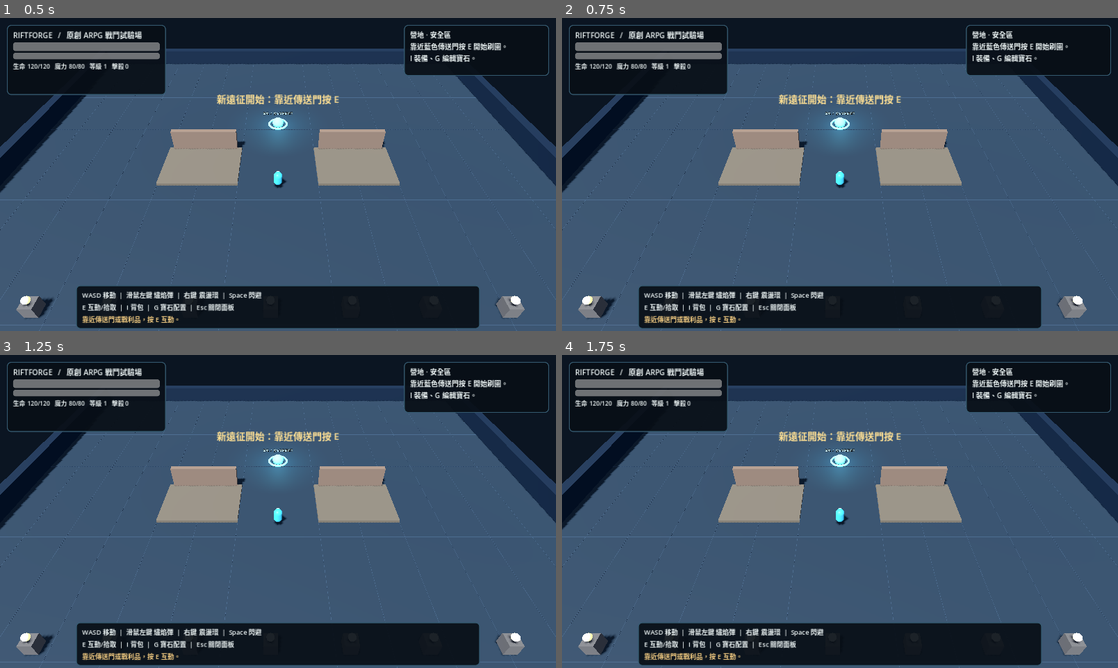
Above: before the commit, frames 1-4 (two rows, left to right).
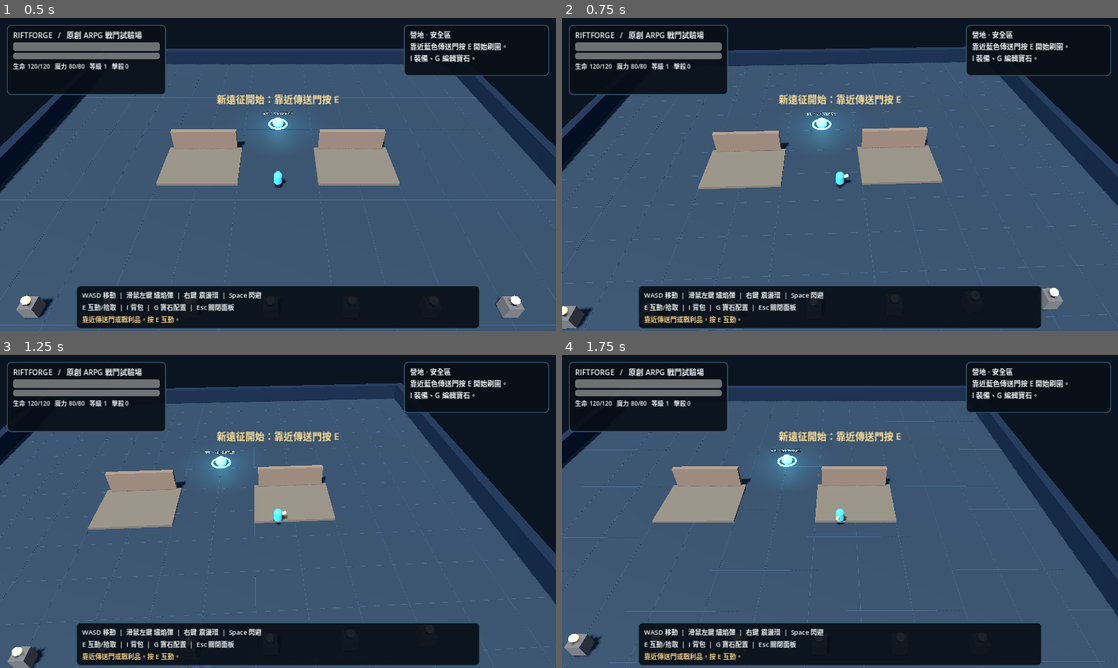
Above: after the commit, the same moments.

Repository: Lucypigr/Riftforge-Godot
Game: Godot game, scene res://scenes/main.tscn
The game is run twice, just before and just after one commit, with the same random seed, the same clock (stepped at 60 frames per second) and the same inputs.
Inputs (mouse positions are in pixels of both pictures, inside the frame that each line leads up to):
- Up to frame 1 (0.5 s): no input
- Up to frame 2 (0.75 s): tap Enter at 0.5 s; move the mouse to (962, 158) at 0.52 s; press the mouse at (962, 158) at 0.53 s; hold D (move_right) from 0.53 s (still down)
- Up to frame 3 (1.25 s): keep holding D (move_right)
- Up to frame 4 (1.75 s): release D (move_right) at 1.25 s; release the mouse at (962, 495) at 1.25 s; drag from (728, 527) to (812, 574) at 1.27 s

Frame 1 is identical in both runs. In frame 2, 9.7% of the frame differs, in the area x 0-100%, y 9-100%; in frame 3, 20%, in the area x 0-100%, y 8-100%; in frame 4, 19%.
Error before the commit: Invalid access to property or key 'mobile_active' on a base object of type 'Node3D (game.gd)'. (res://scripts/player.gd:61)
Error after the commit: Parse Error: Static function "is_available()" not found in base "GDScriptNativeClass". (res://scripts/mobile_controls.gd:35)

Commit message:
Mount mobile touch layer on the standalone Godot scene

Diff:
--- a/scenes/main.tscn
+++ b/scenes/main.tscn
@@ -1,6 +1,11 @@
-[gd_scene load_steps=2 format=3]
+[gd_scene load_steps=3 format=3]
 
-[ext_resource type="Script" path="res://scripts/game.gd" id="1_game"]
+[ext_resource type="Script" path="res://scripts/mobile_game.gd" id="2_mobile_game"]
+[ext_resource type="Script" path="res://scripts/mobile_controls.gd" id="3_mobile_controls"]
 
 [node name="Riftforge" type="Node3D"]
-script = ExtResource("1_game")
+script = ExtResource("2_mobile_game")
+
+[node name="MobileControls" type="CanvasLayer" parent="."]
+layer = 4
+script = ExtResource("3_mobile_controls")
